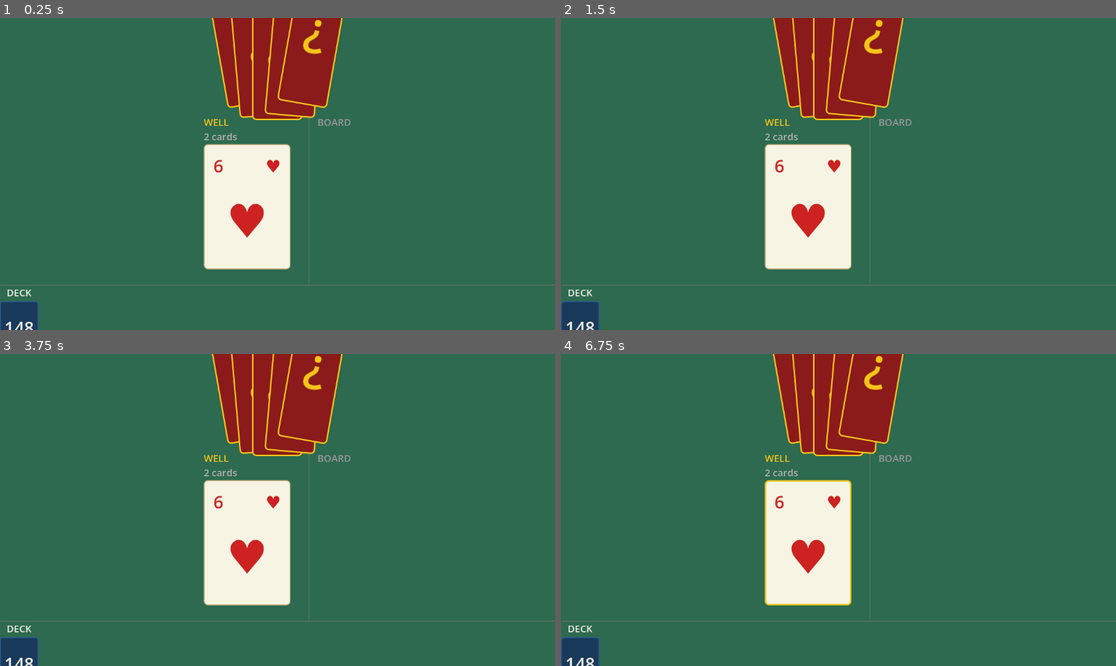
Above: before the commit, frames 1-4 (two rows, left to right).
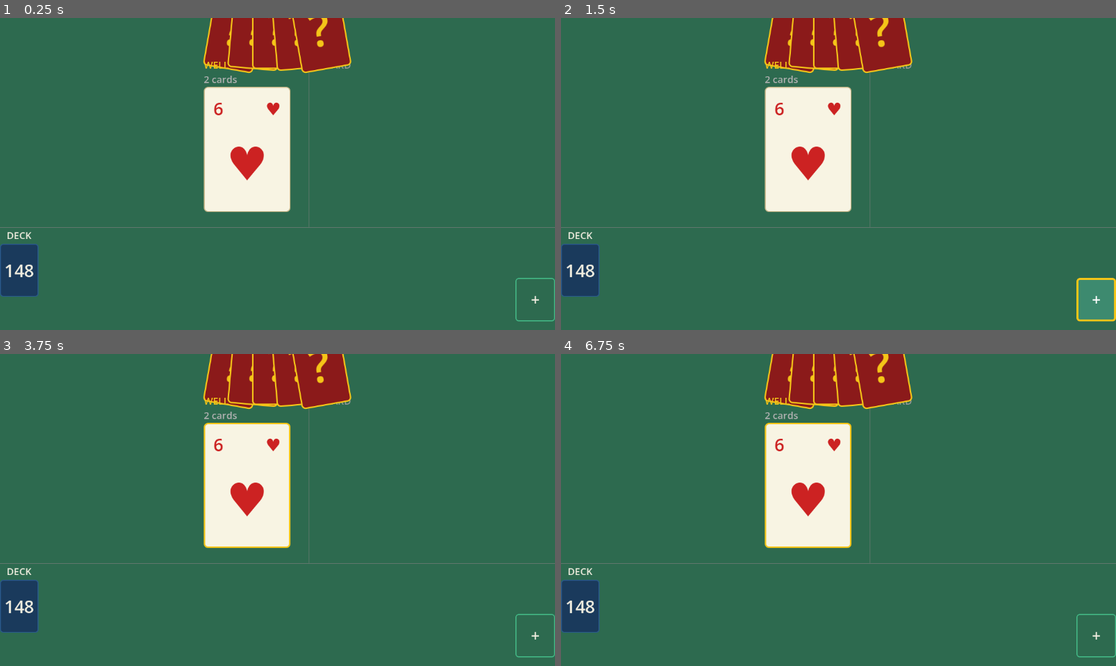
Above: after the commit, the same moments.

Repository: cristiandecoud/el-pozo
Game: Godot game, scene res://escenas/game/game.tscn
Same seed, same stepped clock (60 frames per second), same inputs: the game is played once before the commit and once after it. This scene is started directly instead of the project's main scene.
Inputs (mouse positions are in pixels of both pictures, inside the frame that each line leads up to):
- Up to frame 1 (0.25 s): no input
- Up to frame 2 (1.5 s): click (1093, 298) at 0.5 s, where only the run after the commit has a clickable "+"; click (1093, 298) at 1.25 s, where only the run after the commit has a clickable "+"
- Up to frame 3 (3.75 s): click (532, 634) at 2 s, where only the run after the commit has a clickable "+"; tap Enter at 2.75 s; drag from (244, 385) to (333, 441) at 2.77 s; tap Space at 3.5 s; drag from (260, 397) to (249, 572) at 3.52 s
- Up to frame 4 (6.75 s): tap Enter at 4.25, 5.75 s; move the mouse to (838, 400) at 4.27 s; click (838, 400) at 4.42 s; tap Space at 5, 6.5 s; drag from (855, 397) to (672, 463) at 5.02 s; drag from (871, 385) to (866, 510) at 5.77 s; drag from (810, 541) to (755, 432) at 6.52 s

The runs differ from the first frame. In frame 1, 12% of the frame differs, in the area x 0-100%, y 0-100%; in frame 2, 13%; in frame 3, 12%; in frame 4, 12%.

Commit message:
refactor: Adjust rival card display logic for improved visibility and layout

Diff:
--- a/scripts/ui/player_area_view.gd
+++ b/scripts/ui/player_area_view.gd
@@ -59,7 +59,9 @@
 const RIVAL_CARD_H  := 150
 const RIVAL_SPACING := 32
 const RIVAL_ANGLE   := 5.0
-const RIVAL_ARC     := 8.0
+const RIVAL_ARC     := 1.0
+const RIVAL_PEEK    := 0   # px of rival card visible — roughly half the card height
+const RIVAL_HIDE_Y  := RIVAL_CARD_H - RIVAL_PEEK
 
 # Amber border style for the well card — signals it is the win-condition zone.
 var _style_well: StyleBoxFlat
@@ -236,21 +238,26 @@
 		hand_container.custom_minimum_size = Vector2(0, 0)
 		return
 	var half     := (count - 1) / 2.0
-	var max_arc  := half * half * RIVAL_ARC
 	var fan_w    := RIVAL_SPACING * (count - 1) + RIVAL_CARD_W
-	# Clip to top half of each card — enough to read the card backs visually.
+	var clip_h   := RIVAL_PEEK
 	hand_container.clip_children = CanvasItem.CLIP_CHILDREN_AND_DRAW
-	hand_container.custom_minimum_size = Vector2(fan_w, RIVAL_CARD_H / 2 + max_arc + 12)
+	hand_container.custom_minimum_size = Vector2(fan_w, clip_h)
+	hand_container.size_flags_vertical = Control.SIZE_SHRINK_BEGIN
+	# Force size after VBox layout pass so the clip rect matches clip_h exactly
+	hand_container.set_deferred("size", Vector2(fan_w, clip_h))
+	# Prevent hand_zone from expanding and pulling the container taller
+	hand_zone.size_flags_vertical = Control.SIZE_SHRINK_BEGIN
+	hand_zone.clip_children = CanvasItem.CLIP_CHILDREN_AND_DRAW
 	for i in range(count):
 		var cv: CardView = CardScene.instantiate()
 		cv.face_down = true
 		cv.custom_minimum_size = Vector2(RIVAL_CARD_W, RIVAL_CARD_H)
 		var t := i - half
-		# Arc inverted: edge cards at y=0 (top), center hangs down to y=max_arc
-		cv.position         = Vector2(i * RIVAL_SPACING, max_arc - t * t * RIVAL_ARC)
-		# 180° flip (upside-down) + small fan spread, pivot at card center
-		cv.rotation_degrees = 180.0 + t * RIVAL_ANGLE
-		cv.pivot_offset     = Vector2(RIVAL_CARD_W / 2.0, RIVAL_CARD_H / 2.0)
+		# Push cards upward so only the lower half remains visible inside the clip rect.
+		cv.position         = Vector2(i * RIVAL_SPACING, -RIVAL_HIDE_Y + t * t * RIVAL_ARC)
+		# -t: bottoms spread outward (Λ), top-center pivot = grip at top
+		cv.rotation_degrees = -t * RIVAL_ANGLE
+		cv.pivot_offset     = Vector2(RIVAL_CARD_W / 2.0, 0)
 		cv.z_index          = i
 		cv.mouse_filter     = Control.MOUSE_FILTER_IGNORE
 		hand_container.add_child(cv)
